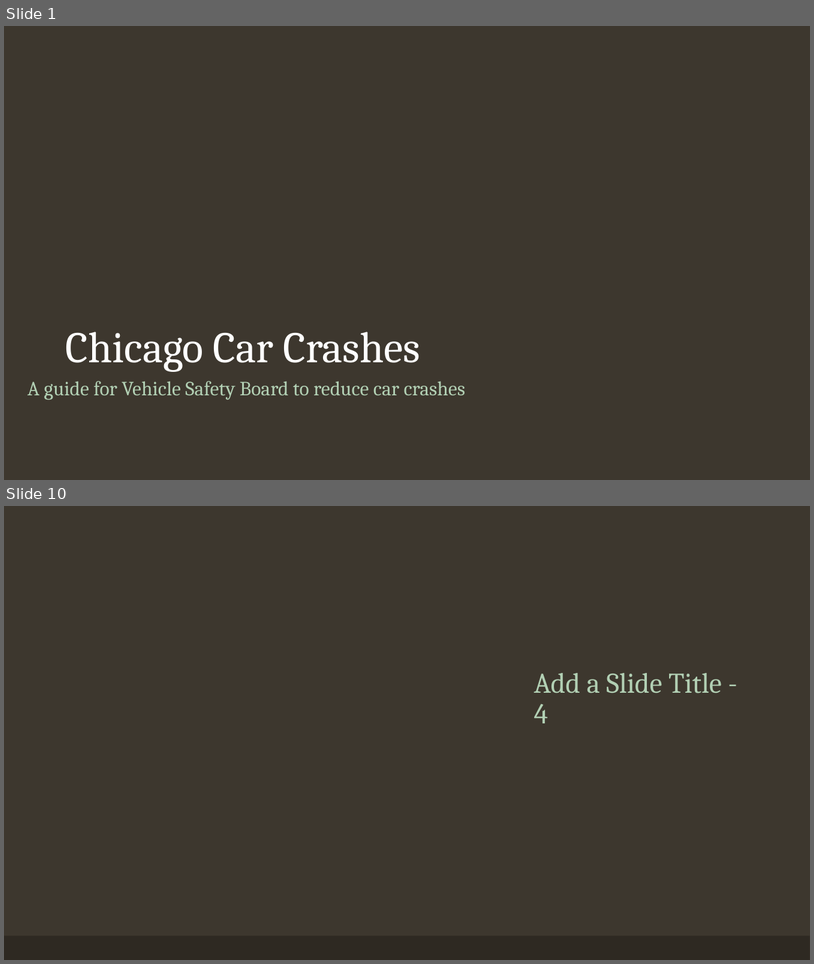
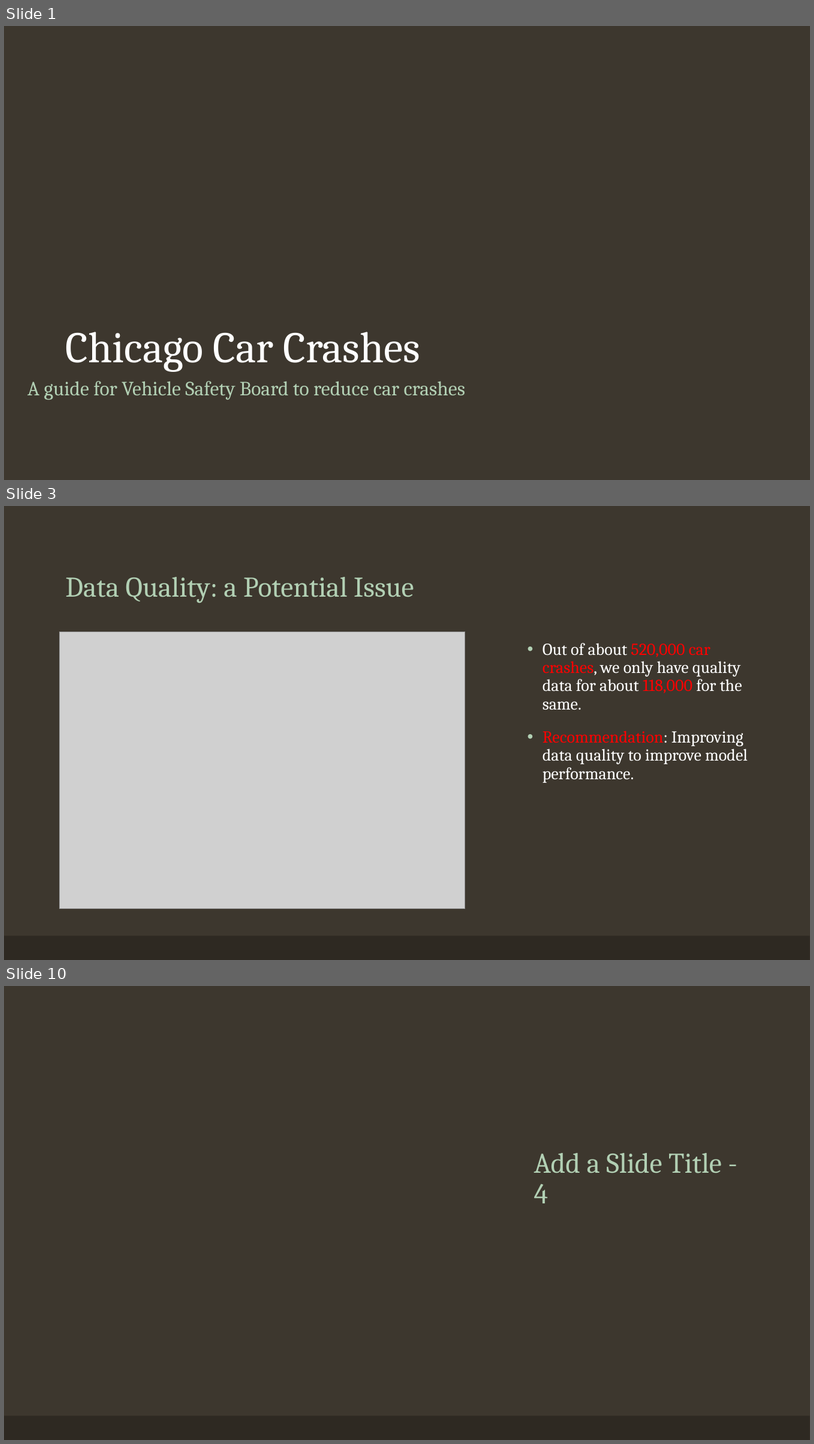
Before and after one commit to vinayakmodgil/Car-crash-prediction-in-Chicago, a slide deck: chicago.pptm. Shown one above the other, each under a label of ours: slides 1 and 10 before the commit, slides 1, 3 and 10 after it; the slides between them are not shown. The pictures are 814x964 and 814x1444 pixels, drawn with LibreOffice and Linux fonts; fonts in the diff are those of the drawing; grey boxes stand for pictures; background and template pictures are left out. Boxes give left, top, right and bottom in pixels: in the first picture for what was removed or moved away, otherwise in the second. Text is boxed around its words. In the diff, an @@ line names an element or a change of style, - is before the commit and + after.

```diff
--- a/chicago.pptm
+++ b/chicago.pptm
@@ slide 3 added at [4,506,810,960], background #3D372E; not listed: 1 template element that a slide beside it also shows @@
@@ title added at [65,577,414,603], 34 pt, text #B2D0B4 @@
+Data Quality: a Potential Issue
@@ picture added at [60,632,465,909] @@
@@ text added at [543,643,748,783], 20 pt, text #FFFFFF @@
+• Out of about 520,000 car crashes, we only have quality data for about 118,000 for the same.
+• Recommendation: Improving data quality to improve model performance.
```
Also in this commit, not shown: 1 slide changed, 6 other slides added, 7 slides removed, 1 other file.
